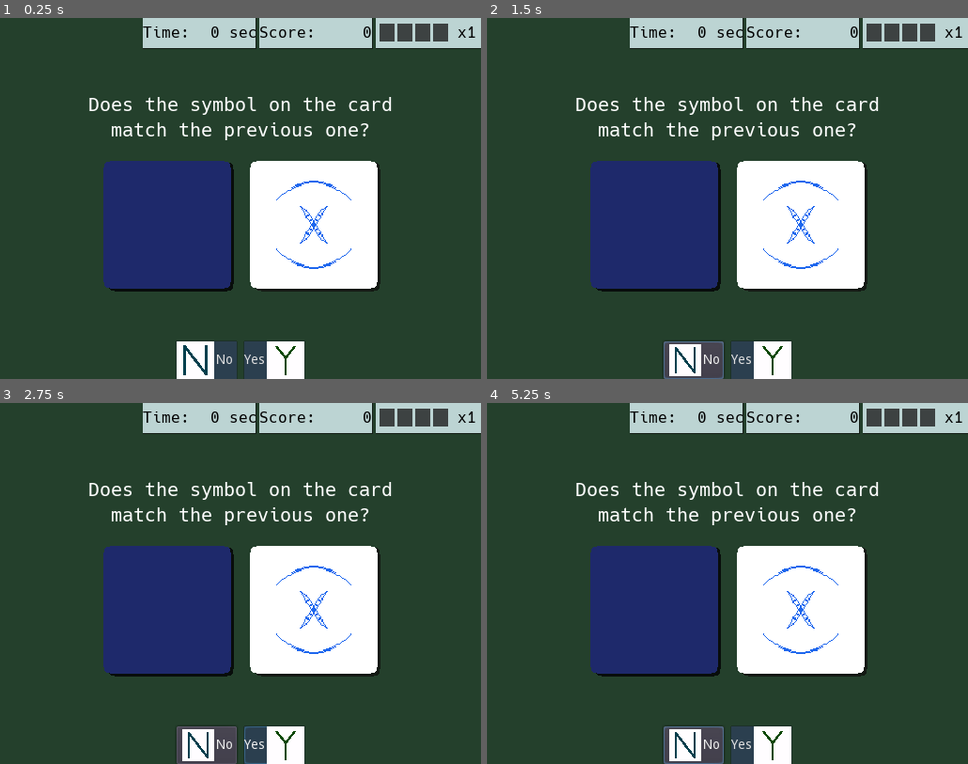
Above: before the commit, frames 1-4 (two rows, left to right).
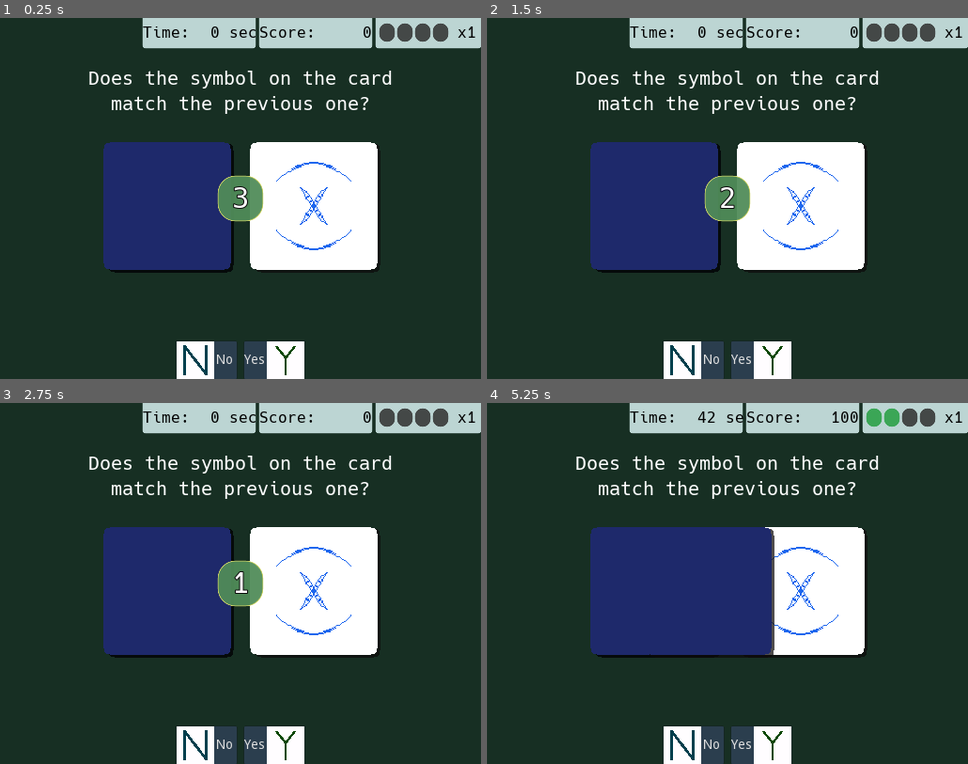
Above: after the commit, the same moments.

Repository: doc-breen/OccultQuickMatch
Game: Godot game, scene res://FastMatchGame.tscn
The game is run twice, just before and just after one commit, with the same random seed, the same clock (stepped at 60 frames per second) and the same inputs.
Inputs:
- Up to frame 1 (0.25 s): no input
- Up to frame 2 (1.5 s): click "Yes" at 0.5 s; click "No" at 1.25 s
- Up to frame 3 (2.75 s): hold Right (ui_right) from 2.03 s (still down)
- Up to frame 4 (5.25 s): tap Enter at 2.75, 5 s; release Right (ui_right) at 2.78 s; hold Left (ui_left) 2.78-3.53 s; hold Right (ui_right) 3.53-5.03 s; tap Space at 4.25 s; hold Left (ui_left) from 5.03 s (still down)

The runs differ from the first frame. In frame 1, 10% of the frame differs, in the area x 18-100%, y 0-76%; in frame 2, 11%; in frame 3, 11%; in frame 4, 14%, in the area x 18-100%, y 0-100%.
Error before the commit: Invalid set index 'text' (on base: 'null instance') with value of type 'String'. (res://FastMatchGame.gd:46)

Commit message:
Title screen and asset update

Diff:
--- a/FastMatchGame.gd
+++ b/FastMatchGame.gd
@@ -14,7 +14,7 @@
 onready var streak_3 = $HUD/Streak/VBoxContainer/Counters/Streak3
 onready var streak_4 = $HUD/Streak/VBoxContainer/Counters/Streak4
 var light_streak = Color("3ba656")
-var dark_streak = Color("c8323232")
+var dark_streak = Color("de323232")
 # Remember last card and display new one
 var last_card: int
 var this_card: int
@@ -34,7 +34,7 @@
 onready var ding_sound = $CountSound
 # Countdown timer
 onready var countdown = $Countdown
-onready var count_label = $Countdown/ColorRect/Label
+onready var count_label = $Countdown/Label
 
 func _ready():
 	#default_pos = card_shown.rect_position
@@ -60,10 +60,10 @@
 	yield(get_tree().create_timer(.9),"timeout")
 	ding_sound.play()
 	countdown.hide()
-	yield(get_tree().create_timer(.1),"timeout")
+	yield(get_tree().create_timer(.2),"timeout")
+	_change_card()
+
 	timer.start(45)
-	_change_card()
-
 
 func _input(event):
 	if player_ready and !event.is_echo():
@@ -138,13 +138,13 @@
 	# Light up a streak counter
 	match streak:
 		1:
-			streak_1.color = light_streak
+			streak_1.self_modulate = light_streak
 		2:
-			streak_2.color = light_streak
+			streak_2.self_modulate = light_streak
 		3:
-			streak_3.color = light_streak
+			streak_3.self_modulate = light_streak
 		4:
-			streak_4.color = light_streak
+			streak_4.self_modulate = light_streak
 		5:
 			streak = 0
 			_clear_streaks()
@@ -157,10 +157,10 @@
 	score += 50*mult
 
 func _clear_streaks():
-	streak_1.color = dark_streak
-	streak_2.color = dark_streak
-	streak_3.color = dark_streak
-	streak_4.color = dark_streak
+	streak_1.self_modulate = dark_streak
+	streak_2.self_modulate = dark_streak
+	streak_3.self_modulate = dark_streak
+	streak_4.self_modulate = dark_streak
 
 func _end_streak():
 	# Play sound
@@ -176,13 +176,14 @@
 func _end_game():
 	# Stop accepting input and display popuptext
 	player_ready = false
+	$UI/NoButton.disabled = true
+	$UI/YesButton.disabled = true
 	$PopupDialog.popup()
 
 
 func _on_Timer_timeout():
 	# End game
 	_end_game()
-	# Change scene to score screen
 
 
 func _on_YesButton_pressed():
@@ -196,3 +197,6 @@
 
 func _on_RestartButton_pressed():
 	get_tree().reload_current_scene()
+	# Re-enable buttons
+	$UI/NoButton.disabled = false
+	$UI/YesButton.disabled = false
--- a/FastMatchGame.tscn
+++ b/FastMatchGame.tscn
@@ -9,6 +9,11 @@
 [ext_resource path="res://Assets/nobutton.png" type="Texture" id=7]
 [ext_resource path="res://Assets/CountSound.wav" type="AudioStream" id=8]
 
+[sub_resource type="StyleBoxFlat" id=18]
+bg_color = Color( 0.764706, 0.862745, 0.858824, 0.960784 )
+corner_radius_bottom_right = 3
+corner_radius_bottom_left = 3
+
 [sub_resource type="DynamicFont" id=1]
 use_filter = true
 font_data = ExtResource( 5 )
@@ -17,6 +22,11 @@
 use_filter = true
 font_data = ExtResource( 5 )
 
+[sub_resource type="StyleBoxFlat" id=19]
+bg_color = Color( 0.764706, 0.862745, 0.858824, 0.960784 )
+corner_radius_bottom_right = 3
+corner_radius_bottom_left = 3
+
 [sub_resource type="DynamicFont" id=2]
 use_filter = true
 font_data = ExtResource( 5 )
@@ -24,6 +34,39 @@
 [sub_resource type="DynamicFont" id=10]
 use_filter = true
 font_data = ExtResource( 5 )
+
+[sub_resource type="StyleBoxFlat" id=20]
+bg_color = Color( 0.764706, 0.862745, 0.858824, 0.960784 )
+corner_radius_bottom_right = 3
+corner_radius_bottom_left = 3
+
+[sub_resource type="StyleBoxFlat" id=21]
+bg_color = Color( 1, 1, 1, 1 )
+corner_radius_top_left = 12
+corner_radius_top_right = 12
+corner_radius_bottom_right = 12
+corner_radius_bottom_left = 12
+
+[sub_resource type="StyleBoxFlat" id=22]
+bg_color = Color( 1, 1, 1, 1 )
+corner_radius_top_left = 12
+corner_radius_top_right = 12
+corner_radius_bottom_right = 12
+corner_radius_bottom_left = 12
+
+[sub_resource type="StyleBoxFlat" id=23]
+bg_color = Color( 1, 1, 1, 1 )
+corner_radius_top_left = 12
+corner_radius_top_right = 12
+corner_radius_bottom_right = 12
+corner_radius_bottom_left = 12
+
+[sub_resource type="StyleBoxFlat" id=24]
+bg_color = Color( 1, 1, 1, 1 )
+corner_radius_top_left = 12
+corner_radius_top_right = 12
+corner_radius_bottom_right = 12
+corner_radius_bottom_left = 12
 
 [sub_resource type="DynamicFont" id=3]
 use_filter = true
@@ -34,16 +77,26 @@
 use_filter = true
 font_data = ExtResource( 5 )
 
+[sub_resource type="StyleBoxFlat" id=25]
+bg_color = Color( 0.203922, 0.45098, 0.443137, 0.901961 )
+corner_radius_top_right = 2
+corner_radius_bottom_right = 2
+
 [sub_resource type="StyleBoxFlat" id=6]
 bg_color = Color( 0.184314, 0.258824, 0.333333, 0.901961 )
-corner_radius_top_right = 1
-corner_radius_bottom_right = 1
+corner_radius_top_right = 2
+corner_radius_bottom_right = 2
 shadow_size = 1
+
+[sub_resource type="StyleBoxFlat" id=26]
+bg_color = Color( 0.203922, 0.45098, 0.443137, 0.901961 )
+corner_radius_top_left = 2
+corner_radius_bottom_left = 2
 
 [sub_resource type="StyleBoxFlat" id=7]
 bg_color = Color( 0.184314, 0.258824, 0.333333, 0.901961 )
-corner_radius_top_left = 1
-corner_radius_bottom_left = 1
+corner_radius_top_left = 2
+corner_radius_bottom_left = 2
 shadow_size = 1
 
 [sub_resource type="StyleBoxFlat" id=5]
@@ -95,18 +148,6 @@
 corner_radius_bottom_right = 10
 corner_radius_bottom_left = 10
 
-[sub_resource type="Environment" id=8]
-ambient_light_color = Color( 0, 0.392157, 0.188235, 1 )
-ambient_light_energy = 2.22
-ambient_light_sky_contribution = 0.8
-fog_sun_amount = 0.3
-glow_enabled = true
-glow_intensity = 1.5
-glow_bloom = 0.09
-glow_hdr_threshold = 0.9
-glow_hdr_luminance_cap = 10.0
-glow_hdr_scale = 3.0
-
 [sub_resource type="StyleBoxFlat" id=16]
 bg_color = Color( 0.313726, 0.545098, 0.345098, 0.941176 )
 border_width_left = 1
@@ -134,7 +175,7 @@
 [node name="Background" type="ColorRect" parent="."]
 anchor_right = 1.0
 anchor_bottom = 1.0
-color = Color( 0.141176, 0.25098, 0.172549, 1 )
+color = Color( 0.0901961, 0.184314, 0.137255, 1 )
 
 [node name="HUD" type="HBoxContainer" parent="."]
 anchor_left = 1.0
@@ -144,11 +185,11 @@
 rect_min_size = Vector2( 256, 0 )
 alignment = 2
 
-[node name="Time" type="ColorRect" parent="HUD"]
+[node name="Time" type="Panel" parent="HUD"]
 margin_right = 120.0
 margin_bottom = 32.0
 rect_min_size = Vector2( 120, 0 )
-color = Color( 0.764706, 0.862745, 0.858824, 0.960784 )
+custom_styles/panel = SubResource( 18 )
 
 [node name="Fixed" type="Label" parent="HUD/Time"]
 anchor_bottom = 1.0
@@ -171,24 +212,12 @@
 align = 2
 valign = 1
 
-[node name="ColorRect" type="ColorRect" parent="HUD/Time"]
-show_behind_parent = true
-anchor_left = 0.5
-anchor_top = 0.5
-anchor_right = 0.5
-anchor_bottom = 0.5
-margin_left = -60.0
-margin_top = -16.0
-margin_right = 61.0
-margin_bottom = 17.0
-color = Color( 0.0470588, 0.0470588, 0.0470588, 0.654902 )
-
-[node name="Score" type="ColorRect" parent="HUD"]
+[node name="Score" type="Panel" parent="HUD"]
 margin_left = 124.0
 margin_right = 244.0
 margin_bottom = 32.0
 rect_min_size = Vector2( 120, 0 )
-color = Color( 0.764706, 0.862745, 0.858824, 0.960784 )
+custom_styles/panel = SubResource( 19 )
 
 [node name="Fixed" type="Label" parent="HUD/Score"]
 anchor_top = 0.5
@@ -215,24 +244,12 @@
 align = 2
 valign = 1
 
-[node name="ColorRect2" type="ColorRect" parent="HUD/Score"]
-show_behind_parent = true
-anchor_left = 0.5
-anchor_top = 0.5
-anchor_right = 0.5
-anchor_bottom = 0.5
-margin_left = -60.0
-margin_top = -16.0
-margin_right = 61.0
-margin_bottom = 17.0
-color = Color( 0.0470588, 0.0470588, 0.0470588, 0.654902 )
-
-[node name="Streak" type="ColorRect" parent="HUD"]
+[node name="Streak" type="Panel" parent="HUD"]
 margin_left = 248.0
 margin_right = 360.0
 margin_bottom = 32.0
 rect_min_size = Vector2( 112, 0 )
-color = Color( 0.764706, 0.862745, 0.858824, 0.960784 )
+custom_styles/panel = SubResource( 20 )
 
 [node name="VBoxContainer" type="VBoxContainer" parent="HUD/Streak"]
 anchor_right = 1.0
@@ -247,33 +264,37 @@
 custom_constants/separation = 3
 alignment = 1
 
-[node name="Streak1" type="ColorRect" parent="HUD/Streak/VBoxContainer/Counters"]
+[node name="Streak1" type="Panel" parent="HUD/Streak/VBoxContainer/Counters"]
+self_modulate = Color( 0.196078, 0.196078, 0.196078, 0.870588 )
 margin_left = 4.0
 margin_right = 20.0
 margin_bottom = 19.0
 rect_min_size = Vector2( 16, 16 )
-color = Color( 0.0980392, 0.0980392, 0.0980392, 0.784314 )
-
-[node name="Streak2" type="ColorRect" parent="HUD/Streak/VBoxContainer/Counters"]
+custom_styles/panel = SubResource( 21 )
+
+[node name="Streak2" type="Panel" parent="HUD/Streak/VBoxContainer/Counters"]
+self_modulate = Color( 0.196078, 0.196078, 0.196078, 0.870588 )
 margin_left = 23.0
 margin_right = 39.0
 margin_bottom = 19.0
 rect_min_size = Vector2( 16, 16 )
-color = Color( 0.0980392, 0.0980392, 0.0980392, 0.784314 )
-
-[node name="Streak3" type="ColorRect" parent="HUD/Streak/VBoxContainer/Counters"]
+custom_styles/panel = SubResource( 22 )
+
+[node name="Streak3" type="Panel" parent="HUD/Streak/VBoxContainer/Counters"]
+self_modulate = Color( 0.196078, 0.196078, 0.196078, 0.870588 )
 margin_left = 42.0
 margin_right = 58.0
 margin_bottom = 19.0
 rect_min_size = Vector2( 16, 16 )
-color = Color( 0.0980392, 0.0980392, 0.0980392, 0.784314 )
-
-[node name="Streak4" type="ColorRect" parent="HUD/Streak/VBoxContainer/Counters"]
+custom_styles/panel = SubResource( 23 )
+
+[node name="Streak4" type="Panel" parent="HUD/Streak/VBoxContainer/Counters"]
+self_modulate = Color( 0.196078, 0.196078, 0.196078, 0.870588 )
 margin_left = 61.0
 margin_right = 77.0
 margin_bottom = 19.0
 rect_min_size = Vector2( 16, 16 )
-color = Color( 0.0980392, 0.0980392, 0.0980392, 0.784314 )
+custom_styles/panel = SubResource( 24 )
 
 [node name="ColorRect" type="ColorRect" parent="HUD/Streak/VBoxContainer/Counters"]
 margin_left = 80.0
@@ -293,33 +314,21 @@
 align = 2
 valign = 1
 
-[node name="ColorRect3" type="ColorRect" parent="HUD/Streak"]
-show_behind_parent = true
-anchor_left = 0.5
-anchor_top = 0.5
-anchor_right = 0.5
-anchor_bottom = 0.5
-margin_left = -56.0
-margin_top = -16.0
-margin_right = 57.0
-margin_bottom = 17.0
-color = Color( 0.0470588, 0.0470588, 0.0470588, 0.654902 )
-
 [node name="VBoxContainer" type="VBoxContainer" parent="."]
 anchor_left = 0.5
 anchor_top = 0.5
 anchor_right = 0.5
 anchor_bottom = 0.5
 margin_left = -176.0
-margin_top = -121.0
+margin_top = -160.0
 margin_right = 176.0
-margin_bottom = 106.0
+margin_bottom = 96.0
 alignment = 1
 
 [node name="Label" type="Label" parent="VBoxContainer"]
-margin_top = 9.0
+margin_top = 20.0
 margin_right = 352.0
-margin_bottom = 65.0
+margin_bottom = 76.0
 rect_min_size = Vector2( 0, 56 )
 custom_fonts/font = SubResource( 14 )
 text = "Does the symbol on the card match the previous one?"
@@ -327,17 +336,17 @@
 autowrap = true
 
 [node name="ColorRect" type="ColorRect" parent="VBoxContainer"]
-margin_top = 69.0
+margin_top = 80.0
 margin_right = 352.0
-margin_bottom = 77.0
-rect_min_size = Vector2( 0, 8 )
+margin_bottom = 96.0
+rect_min_size = Vector2( 0, 16 )
 color = Color( 1, 1, 1, 0 )
 
 [node name="CardPiles" type="HBoxContainer" parent="VBoxContainer"]
 modulate = Color( 1.5, 1.1, 1.1, 1 )
-margin_top = 81.0
+margin_top = 100.0
 margin_right = 352.0
-margin_bottom = 217.0
+margin_bottom = 236.0
 custom_constants/separation = 20
 alignment = 1
 
@@ -404,6 +413,7 @@
 margin_right = 64.0
 margin_bottom = 40.0
 rect_min_size = Vector2( 64, 40 )
+custom_styles/hover = SubResource( 25 )
 custom_styles/normal = SubResource( 6 )
 text = "No"
 icon = ExtResource( 7 )
@@ -415,6 +425,7 @@
 margin_right = 136.0
 margin_bottom = 40.0
 rect_min_size = Vector2( 64, 40 )
+custom_styles/hover = SubResource( 26 )
 custom_styles/normal = SubResource( 7 )
 text = "Yes"
 icon = ExtResource( 2 )
@@ -432,9 +443,9 @@
 anchor_right = 0.5
 anchor_bottom = 0.5
 margin_left = -159.0
-margin_top = -89.0
+margin_top = -96.0
 margin_right = 161.0
-margin_bottom = 86.0
+margin_bottom = 96.0
 custom_styles/panel = SubResource( 5 )
 popup_exclusive = true
 
@@ -483,14 +494,12 @@
 text = "Restart"
 expand_icon = true
 
-[node name="WorldEnvironment" type="WorldEnvironment" parent="."]
-environment = SubResource( 8 )
-
 [node name="CorrectSound" type="AudioStreamPlayer" parent="."]
 stream = ExtResource( 1 )
 
 [node name="CountSound" type="AudioStreamPlayer" parent="."]
 stream = ExtResource( 8 )
+pitch_scale = 0.9
 
 [node name="WrongSound" type="AudioStreamPlayer" parent="."]
 stream = ExtResource( 3 )
@@ -510,6 +519,10 @@
 [node name="Label" type="Label" parent="Countdown"]
 anchor_right = 1.0
 anchor_bottom = 1.0
+margin_left = 1.0
+margin_top = 1.0
+margin_right = -1.0
+margin_bottom = -1.0
 custom_fonts/font = SubResource( 15 )
 text = "3"
 align = 1
--- /dev/null
+++ b/TitleMenu.gd
@@ -0,0 +1,12 @@
+extends Control
+# This merely needs to display the title screen
+onready var start_button = $VBoxContainer/Button
+onready var game = preload("res://FastMatchGame.tscn")
+# I wanted to change the outline size of the start button font and
+# apply a glow via a WorldEnvironment to make it more visually interesting
+# but you cannot change theme overrides at runtime, and I am not sure it is
+# possible for WorldEnvironment to affect Control nodes.
+# A downside to doing all of the design via built-ins.
+
+func _on_Button_pressed():
+	get_tree().change_scene_to(game)
--- /dev/null
+++ b/TitleMenu.tscn
@@ -0,0 +1,51 @@
+[gd_scene load_steps=5 format=2]
+
+[ext_resource path="res://TitleMenu.gd" type="Script" id=1]
+[ext_resource path="res://Hack_Regular.ttf" type="DynamicFontData" id=2]
+[ext_resource path="res://Assets/gamecoverart.png" type="Texture" id=3]
+
+[sub_resource type="DynamicFont" id=1]
+size = 32
+outline_size = 2
+outline_color = Color( 1.2, 0.23, 1.25, 0.88 )
+use_filter = true
+font_data = ExtResource( 2 )
+
+[node name="TitleMenu" type="Control"]
+anchor_right = 1.0
+anchor_bottom = 1.0
+script = ExtResource( 1 )
+
+[node name="TextureRect" type="TextureRect" parent="."]
+anchor_right = 1.0
+anchor_bottom = 1.0
+texture = ExtResource( 3 )
+expand = true
+
+[node name="VBoxContainer" type="VBoxContainer" parent="."]
+anchor_left = 0.5
+anchor_top = 0.5
+anchor_right = 0.5
+anchor_bottom = 0.5
+margin_left = -88.0
+margin_top = -10.0
+margin_right = 88.0
+margin_bottom = 160.0
+alignment = 1
+
+[node name="ColorRect" type="ColorRect" parent="VBoxContainer"]
+margin_right = 176.0
+margin_bottom = 150.0
+rect_min_size = Vector2( 0, 150 )
+color = Color( 1, 1, 1, 0 )
+
+[node name="Button" type="Button" parent="VBoxContainer"]
+margin_top = 154.0
+margin_right = 176.0
+margin_bottom = 198.0
+rect_min_size = Vector2( 80, 40 )
+custom_fonts/font = SubResource( 1 )
+text = "Start"
+flat = true
+
+[connection signal="pressed" from="VBoxContainer/Button" to="." method="_on_Button_pressed"]
Binary file added: Assets/gamecoverart.png
Not shown, added: Assets/gamecoverart.png.import
Not shown: 1 places in FastMatchGame.tscn that only renumber resources
Not shown, changed: Assets/CountSound.wav
